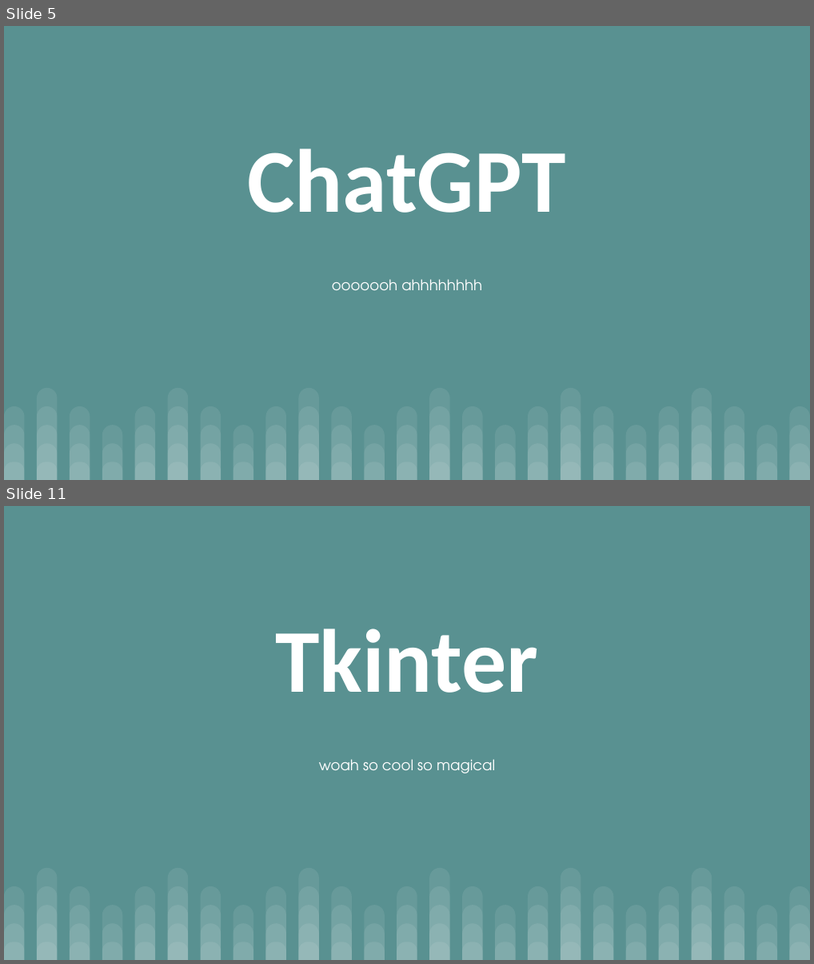
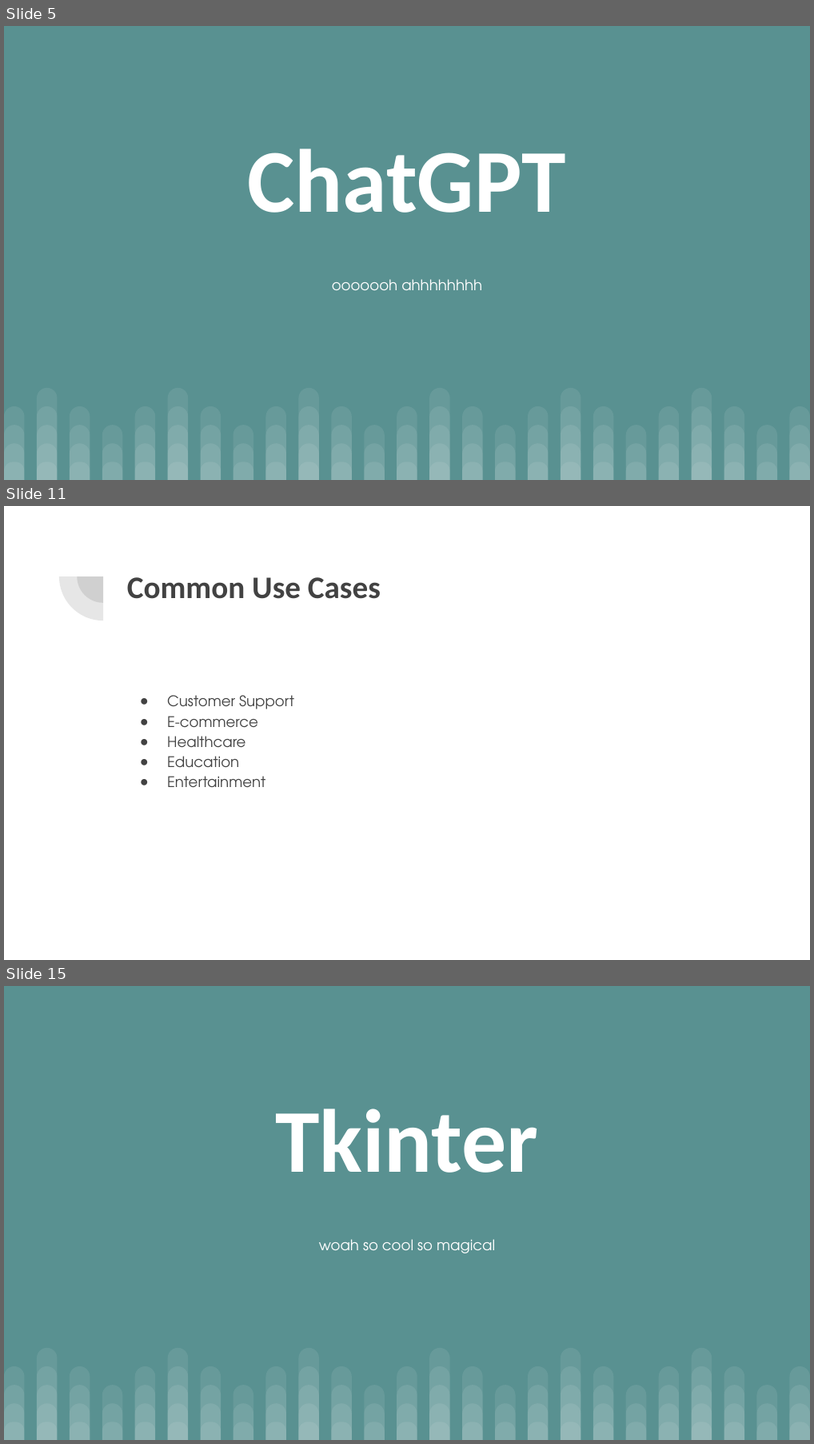
Before and after one commit to aacayanan/chatbot-workshop-mesacs, a slide deck: AI Chatbot Workshop.pptx. Shown one above the other, each under a label of ours: slides 5 and 11 before the commit, slides 5, 11 and 15 after it; the slides between them are not shown. The pictures are 814x964 and 814x1444 pixels, drawn with LibreOffice and Linux fonts; fonts in the diff are those of the drawing. Boxes give left, top, right and bottom in pixels: in the first picture for what was removed or moved away, otherwise in the second. Text is boxed around its words. In the diff, an @@ line names an element or a change of style, - is before the commit and + after.

```diff
--- a/AI Chatbot Workshop.pptx
+++ b/AI Chatbot Workshop.pptx
@@ slide 11 added at bbox=[4, 506, 810, 960], background #FFFFFF @@
@@ pie slice (boxed as its full ellipse) added at bbox=[59, 532, 146, 620], fill #424242 at 13% opacity @@
@@ pie slice (boxed as its full ellipse) added at bbox=[78, 550, 130, 603], fill #424242 at 13% opacity @@
@@ title added at bbox=[127, 577, 381, 599], 28 pt, text #424242, bold @@
+Common Use Cases
@@ text added at bbox=[167, 695, 294, 787], 13 pt, text #424242 @@
+● Customer Support
+● E-commerce
+● Healthcare
+● Education
+● Entertainment
@@ what was slide 11 is now slide 15 @@
```
Also in this commit, not shown: 7 slides changed, 3 other slides added.
